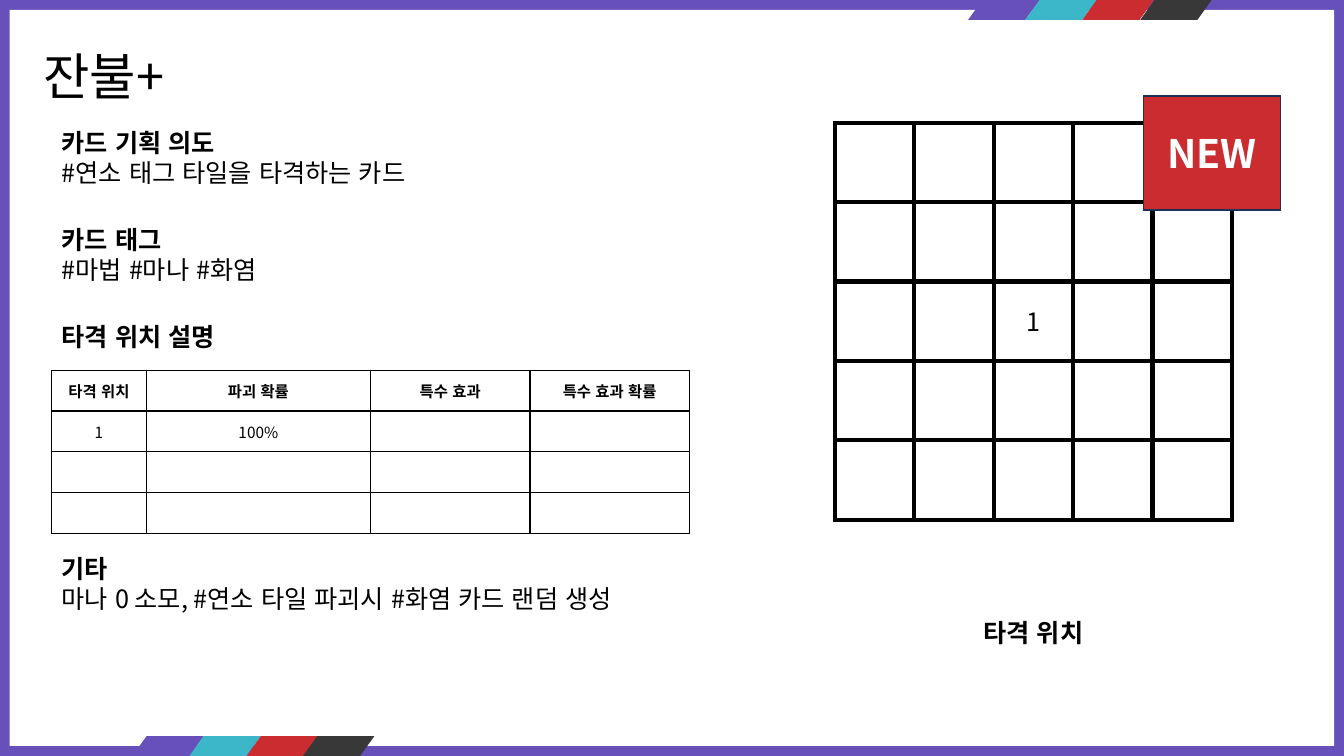
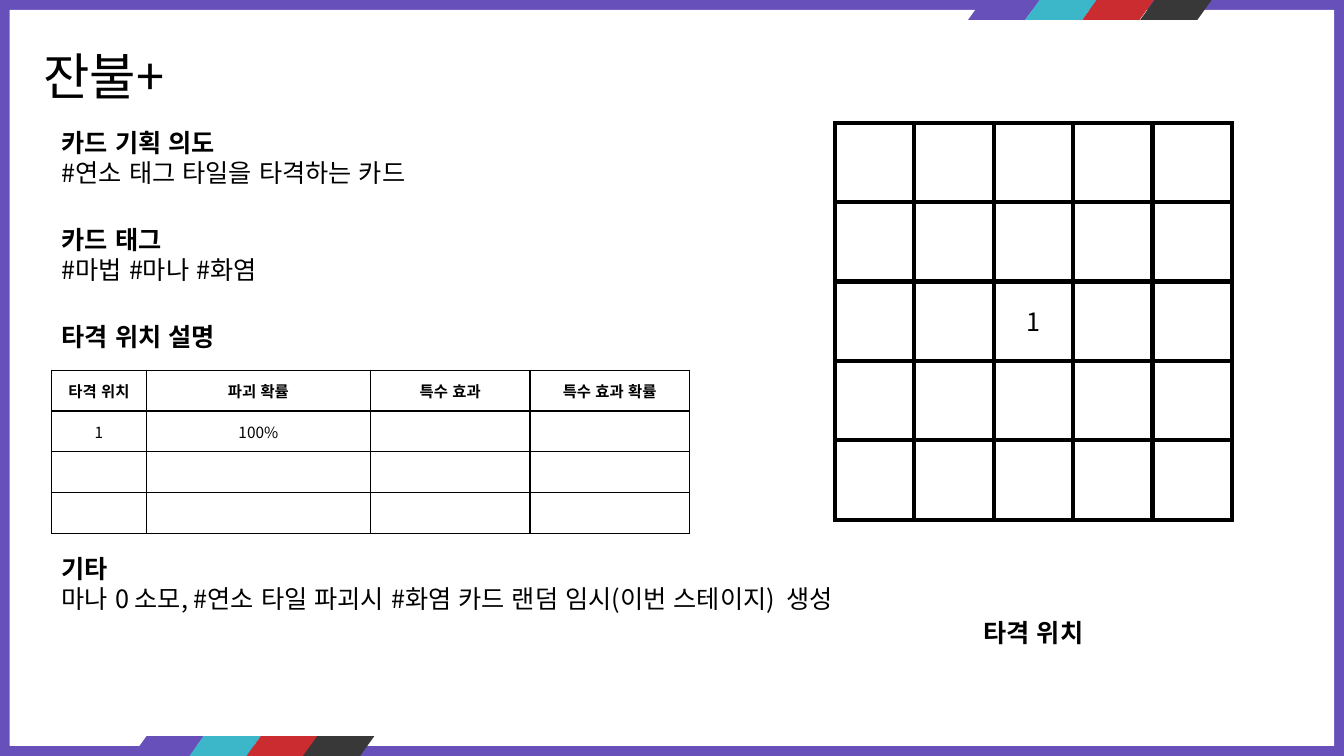
Before and after one commit to kauthor/FluffyDisdog, a slide deck: slide 35 of Plan/기획서/마법사.pptx. Drawn at 1344x756 pixels with LibreOffice and Linux fonts; fonts in the diff are those of the drawing. Boxes give left, top, right and bottom in pixels: in the first picture for what was removed or moved away, otherwise in the second. Text is boxed around its words. In the diff, an @@ line names an element or a change of style, - is before the commit and + after.

```diff
--- a/Plan/기획서/마법사.pptx
+++ b/Plan/기획서/마법사.pptx
@@ rectangle removed at [1144,96,1280,210] @@
-NEW
@@ rectangle added at [1152,123,1232,203], fill #FFFFFF, outline #000000 3 pt @@
@@ text at [62,587,832,613]: text changed @@
-마나 0 소모, #연소 타일 파괴시 #화염 카드 랜덤 생성
+마나 0 소모, #연소 타일 파괴시 #화염 카드 랜덤 임시(이번 스테이지) 생성
```
Also in this commit, not shown: 36 other slides changed.
